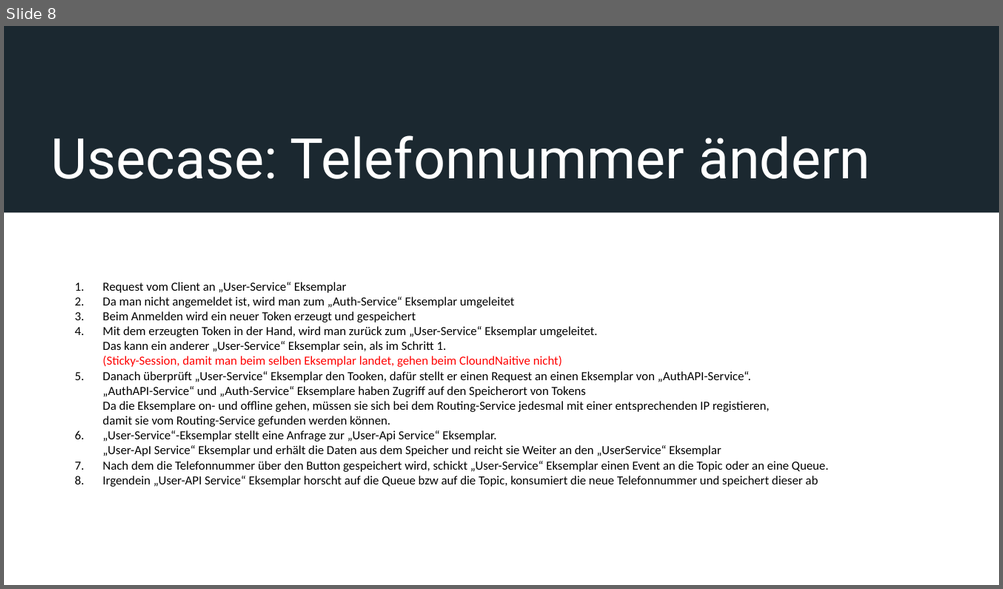
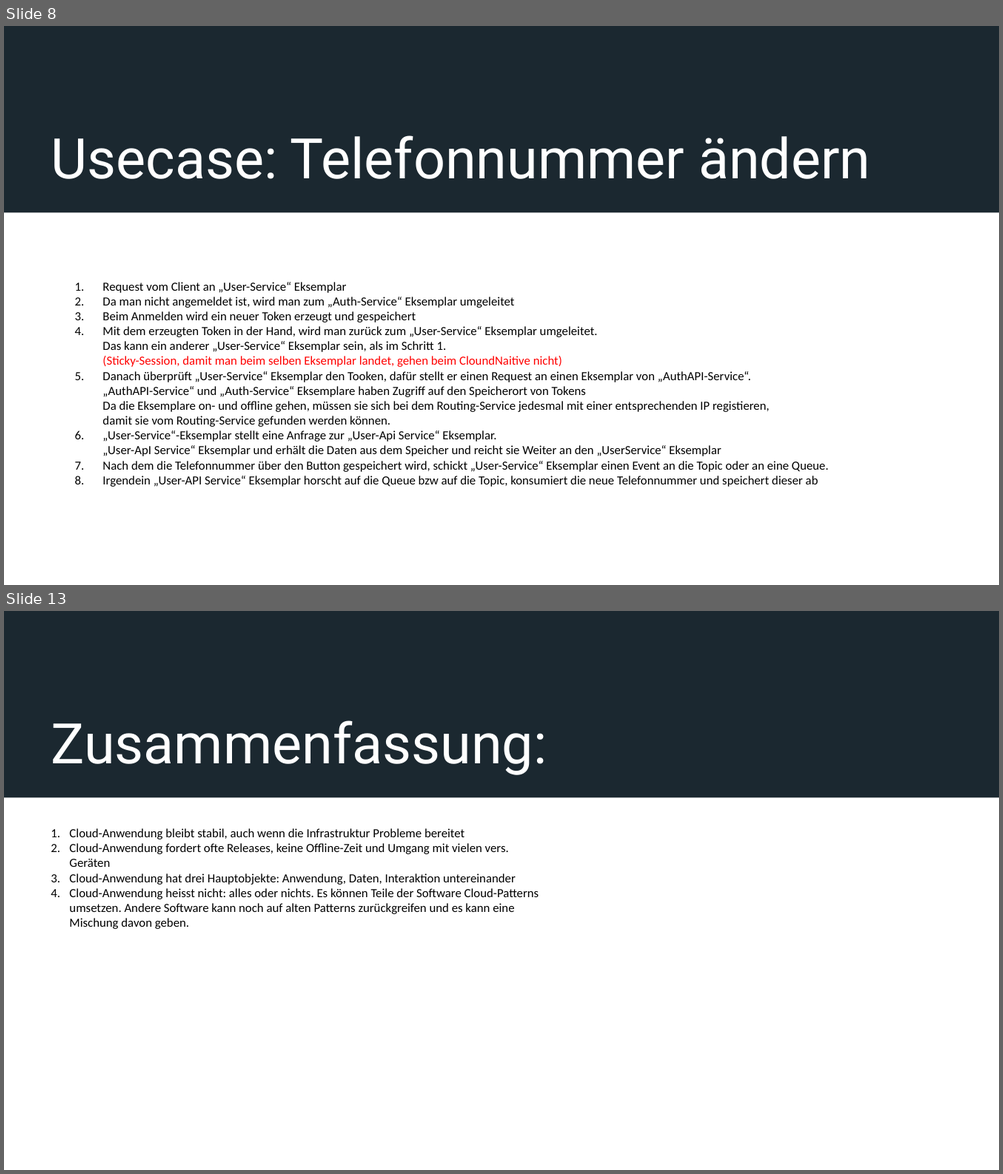
Before and after one commit to BaruchDavid/jRedit, a slide deck: rka-reddit/src/main/resources/Notizen/Cloud Naitive.pptx. Shown one above the other, each under a label of ours: slide 8 before the commit, slides 8 and 13 after it; the slides between them are not shown. The pictures are 1003x589 and 1003x1174 pixels, drawn with LibreOffice and Linux fonts; fonts in the diff are those of the drawing. Boxes give left, top, right and bottom in pixels: in the first picture for what was removed or moved away, otherwise in the second. Text is boxed around its words. In the diff, an @@ line names an element or a change of style, - is before the commit and + after.

```diff
--- a/rka-reddit/src/main/resources/Notizen/Cloud Naitive.pptx
+++ b/rka-reddit/src/main/resources/Notizen/Cloud Naitive.pptx
@@ slide 13 added at (4,611,999,1170), background #FFFFFF; not listed: 1 template element that a slide beside it also shows @@
@@ title added at (51,721,546,775), 54 pt, text #FFFFFF @@
+Zusammenfassung:
@@ text added at (69,829,539,929), 12 pt, text #000000 @@
+1. Cloud-Anwendung bleibt stabil, auch wenn die Infrastruktur Probleme bereitet
+2. Cloud-Anwendung fordert ofte Releases, keine Offline-Zeit und Umgang mit vielen vers. Geräten
+3. Cloud-Anwendung hat drei Hauptobjekte: Anwendung, Daten, Interaktion untereinander
+4. Cloud-Anwendung heisst nicht: alles oder nichts. Es können Teile der Software Cloud-Patterns umsetzen. Andere Software kann noch auf alten Patterns zurückgreifen und es kann eine Mischung davon geben.
```
Also in this commit, not shown: 4 other slides added.
